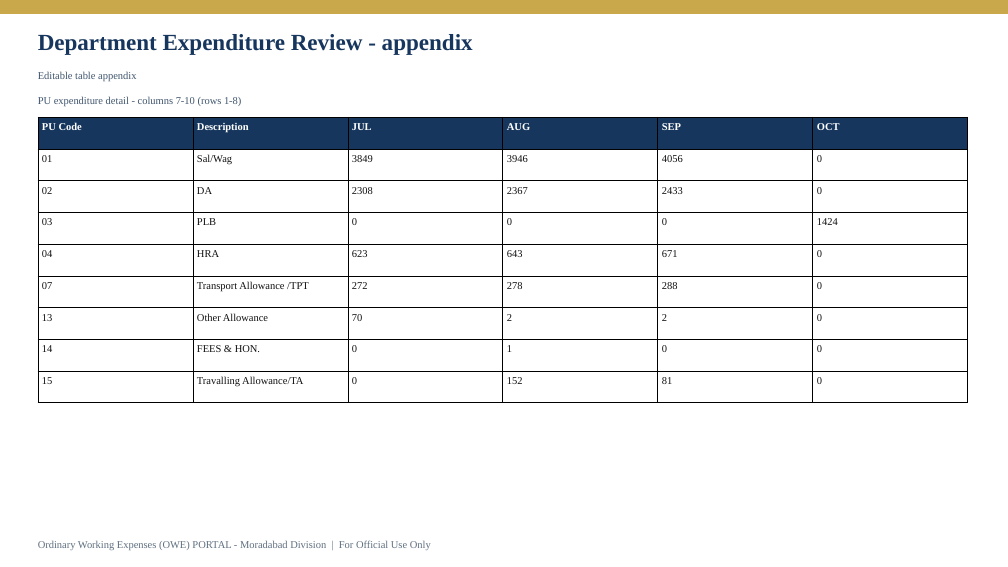
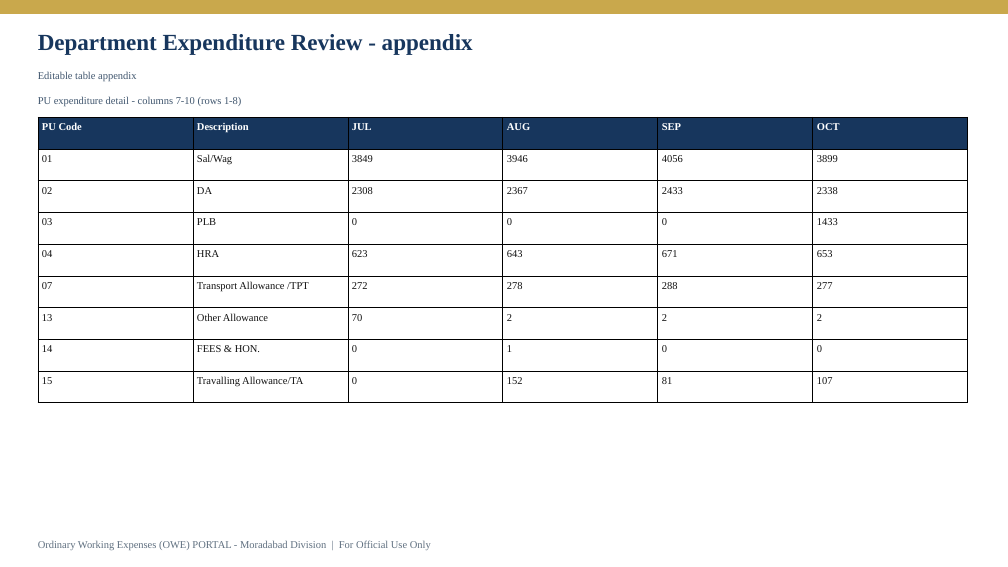
Before and after one commit to girishtiwari007/MBRLR, a slide deck: slide 8 of .export-validation/display/display.pptx. Drawn at 1008x567 pixels with LibreOffice and Linux fonts; fonts in the diff are those of the drawing. Boxes give left, top, right and bottom in pixels: in the first picture for what was removed or moved away, otherwise in the second. Text is boxed around its words. In the diff, an @@ line names an element or a change of style, - is before the commit and + after.

```diff
--- a/.export-validation/display/display.pptx
+++ b/.export-validation/display/display.pptx
@@ table at (38, 117, 968, 391) @@
-row 2, column 6: 0
+row 2, column 6: 3899
-row 3, column 6: 0
+row 3, column 6: 2338
-row 4, column 6: 1424
+row 4, column 6: 1433
-row 5, column 6: 0
+row 5, column 6: 653
-row 6, column 6: 0
+row 6, column 6: 277
-row 7, column 6: 0
+row 7, column 6: 2
-row 9, column 6: 0
+row 9, column 6: 107
```
Also in this commit, not shown: 2 other slides changed, 26 other files.
